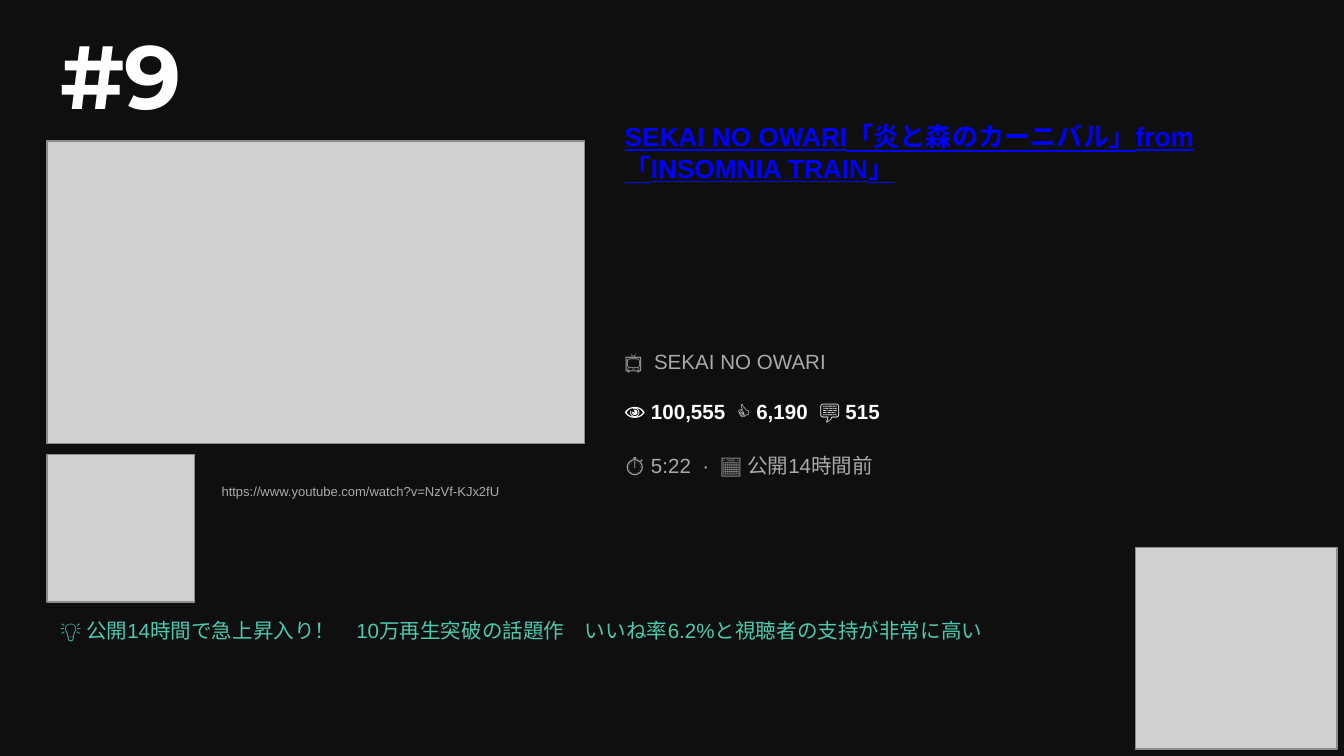
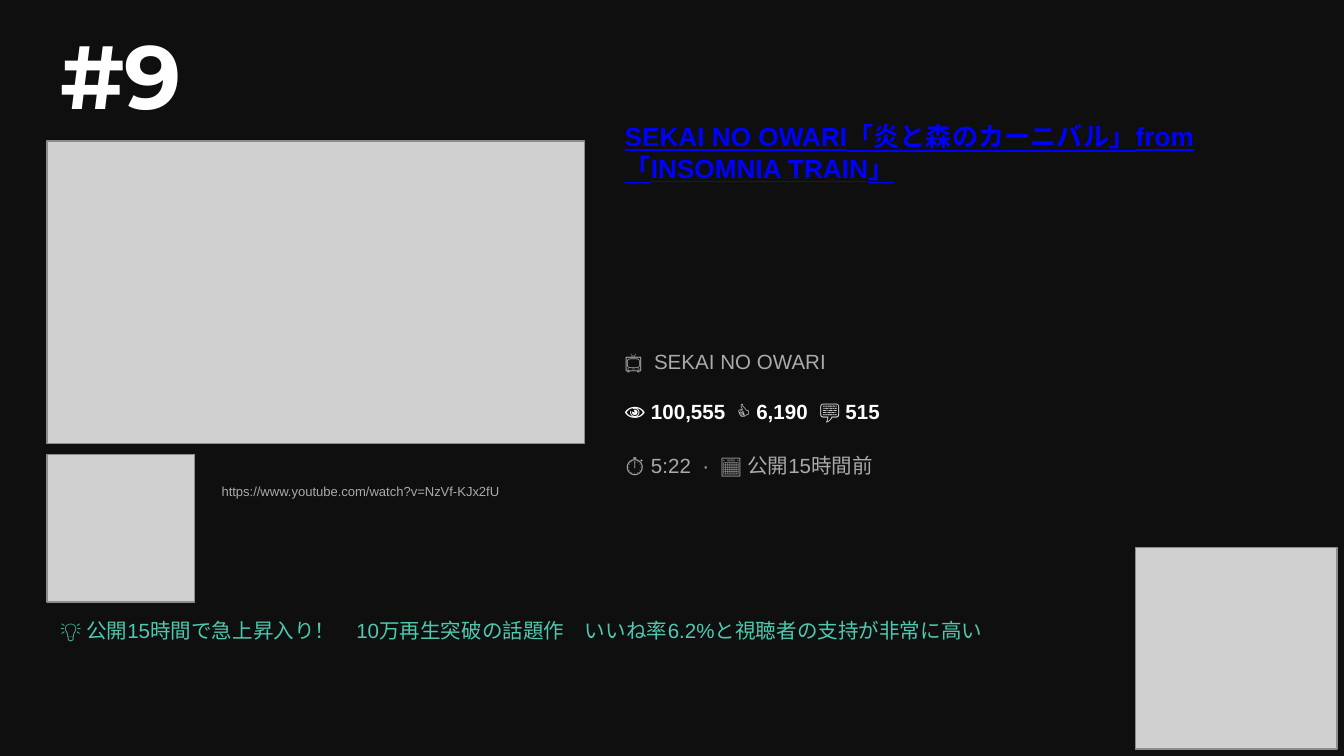
Before and after one commit to asaneasaburo0910-hub/youtube-crawler, a slide deck: slide 3 of youtube_ranking_20260531.pptx. Drawn at 1344x756 pixels with LibreOffice and Linux fonts; fonts in the diff are those of the drawing; grey boxes stand for pictures. Boxes give left, top, right and bottom in pixels: in the first picture for what was removed or moved away, otherwise in the second. Text is boxed around its words. In the diff, an @@ line names an element or a change of style, - is before the commit and + after.

```diff
--- a/youtube_ranking_20260531.pptx
+++ b/youtube_ranking_20260531.pptx
@@ text at <box>651,456,873,475</box>: text changed @@
-⏱ 5:22 · 📅 公開14時間前
+⏱ 5:22 · 📅 公開15時間前
@@ text at <box>86,620,982,640</box>: text changed @@
-💡 公開14時間で急上昇入り！ 10万再生突破の話題作 いいね率6.2%と視聴者の支持が非常に高い
+💡 公開15時間で急上昇入り！ 10万再生突破の話題作 いいね率6.2%と視聴者の支持が非常に高い
```
Also in this commit, not shown: 7 other slides changed, 1 other file.
